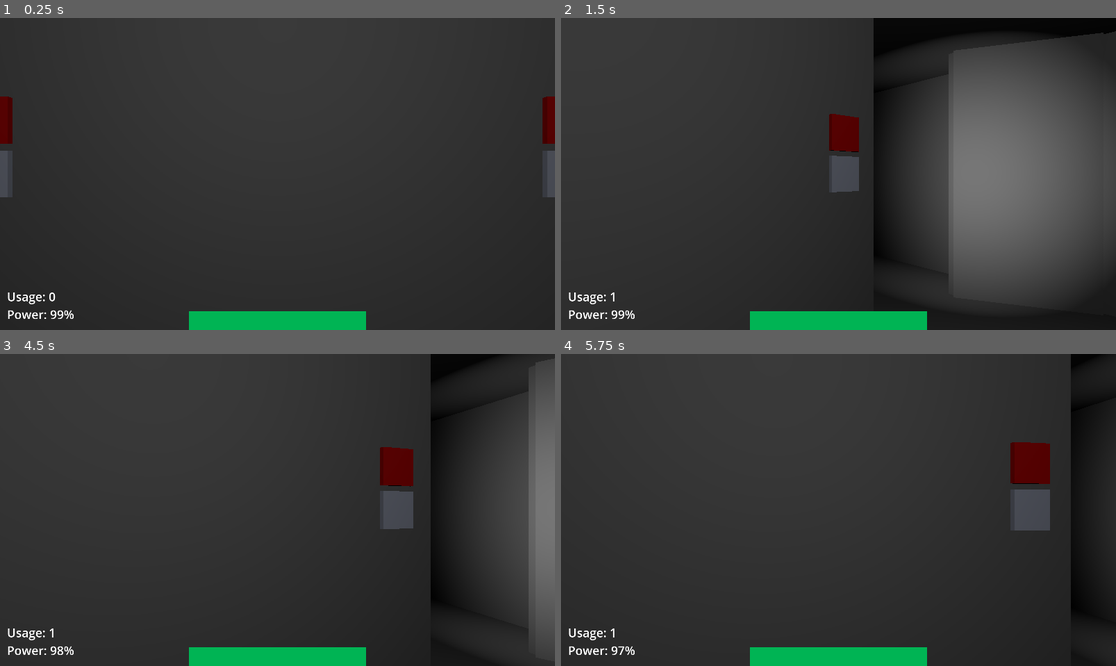
Above: before the commit, frames 1-4 (two rows, left to right).
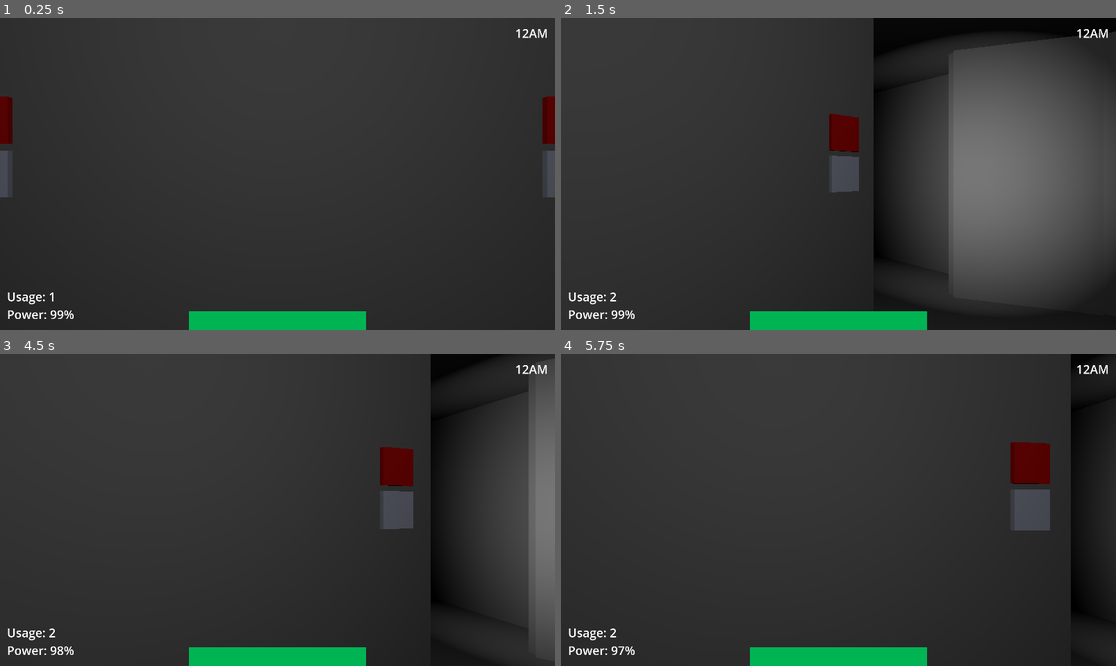
Above: after the commit, the same moments.

Repository: Noohal/FiveNightsWithMrVeliz
Game: Godot game, scene res://Scenes/Main.tscn
Same seed, same stepped clock (60 frames per second), same inputs: the game is played once before the commit and once after it.
Inputs (mouse positions are in pixels of both pictures, inside the frame that each line leads up to):
- Up to frame 1 (0.25 s): no input
- Up to frame 2 (1.5 s): tap Enter at 0.5 s; move the mouse to (960, 158) at 0.52 s; click (960, 158) at 0.67 s; tap Space at 1.25 s; move the mouse to (727, 189) at 1.27 s; click (727, 189) at 1.42 s
- Up to frame 3 (4.5 s): tap Enter at 2, 3.5 s; move the mouse to (333, 441) at 2.02 s; click (333, 441) at 2.17 s; tap Space at 2.75, 4.25 s; move the mouse to (249, 572) at 2.77 s; click (249, 572) at 2.92 s; move the mouse to (444, 556) at 3.52 s; click (444, 556) at 3.67 s; move the mouse to (111, 463) at 4.27 s; click (111, 463) at 4.42 s
- Up to frame 4 (5.75 s): move the mouse to (866, 510) at 5.02 s; click (866, 510) at 5.17 s

The runs differ from the first frame. In frame 1, 0.1% of the frame differs, in the area x 8-99%, y 3-91%; in frame 2, 0.1%; in frame 3, 0.1%; in frame 4, 0.1%.

Commit message:
Finished Bonnie

Diff:
--- a/Scenes/BackStairs.tscn
+++ b/Scenes/BackStairs.tscn
@@ -3,3 +3,6 @@
 [ext_resource type="PackedScene" uid="uid://cpv5gxnkp2ufn" path="res://Scenes/Staircase.tscn" id="1_ikgdt"]
 
 [node name="Stairs" instance=ExtResource("1_ikgdt")]
+
+[node name="OmniLight3D" parent="." index="15"]
+light_bake_mode = 1
--- /dev/null
+++ b/Scenes/Clock.gd
@@ -0,0 +1,28 @@
+extends Control
+
+@onready var hour_label : Label = $"MarginContainer/VBoxContainer2/HBoxContainer/HourLabel"
+
+var current_time : int
+
+signal hour_change(hour : int)
+
+# Called when the node enters the scene tree for the first time.
+func _ready():
+	current_time = 0
+	hour_label.text = "12AM"
+
+# Called every frame. 'delta' is the elapsed time since the previous frame.
+func _process(_delta):
+	pass
+
+func _on_timer_timeout():
+	if current_time == 6:
+		return
+	current_time = (current_time + 1) % 12
+	print("NEXT HOUR")
+	hour_label.text = str(current_time) + "AM"
+	emit_signal("hour_change", current_time)
+
+	if current_time == 7:
+		# get_tree().quit()
+		pass
--- /dev/null
+++ b/Scenes/Enemy/Shashumga.tscn
@@ -0,0 +1,42 @@
+[gd_scene load_steps=8 format=3 uid="uid://cfnw8k6pdi7uk"]
+
+[ext_resource type="Texture2D" uid="uid://ldtacvixsjcy" path="res://Textures/melvin_front.png" id="1_i4fg5"]
+[ext_resource type="Script" path="res://Scripts/Enemy/Shashumga.gd" id="1_w1f28"]
+[ext_resource type="Texture2D" uid="uid://cw1au4gyqd08r" path="res://Textures/rice.jpg" id="2_08nxh"]
+
+[sub_resource type="StandardMaterial3D" id="StandardMaterial3D_hg65b"]
+albedo_texture = ExtResource("1_i4fg5")
+uv1_scale = Vector3(2.125, 2.125, 2.125)
+uv1_offset = Vector3(-0.035, 0.335, 0)
+uv1_triplanar_sharpness = 1.93187
+
+[sub_resource type="SphereMesh" id="SphereMesh_40o6d"]
+material = SubResource("StandardMaterial3D_hg65b")
+
+[sub_resource type="StandardMaterial3D" id="StandardMaterial3D_i6nny"]
+albedo_texture = ExtResource("2_08nxh")
+backlight_enabled = true
+
+[sub_resource type="CylinderMesh" id="CylinderMesh_8qjb0"]
+material = SubResource("StandardMaterial3D_i6nny")
+top_radius = 0.0
+bottom_radius = 0.6
+height = 0.4
+
+[node name="Shashumga" type="Node3D"]
+script = ExtResource("1_w1f28")
+movement_points = Array[Vector3]([Vector3(-25, 0, 8)])
+
+[node name="MeshInstance3D" type="MeshInstance3D" parent="."]
+transform = Transform3D(1, 0, 0, 0, 1, 0, 0, 0, 1, 0, 0.5, 0)
+mesh = SubResource("SphereMesh_40o6d")
+
+[node name="MeshInstance3D2" type="MeshInstance3D" parent="."]
+transform = Transform3D(1, 0, 0, 0, 1, 0, 0, 0, 1, 0, 0.902391, 0)
+mesh = SubResource("CylinderMesh_8qjb0")
+
+[node name="Timer" type="Timer" parent="."]
+wait_time = 4.7
+autostart = true
+
+[connection signal="timeout" from="Timer" to="." method="_on_timer_timeout"]
--- a/Scenes/Hallway.tscn
+++ b/Scenes/Hallway.tscn
@@ -20,6 +20,7 @@
 [node name="OmniLight3D" type="OmniLight3D" parent="."]
 transform = Transform3D(1, 0, 0, 0, 1, 0, 0, 0, 1, 0, 2, 1)
 light_energy = 0.548
+light_bake_mode = 1
 omni_range = 14.884
 omni_attenuation = 1.41421
 
--- a/Scenes/LongRoom.tscn
+++ b/Scenes/LongRoom.tscn
@@ -60,7 +60,19 @@
 mesh = SubResource("BoxMesh_cbnkw")
 
 [node name="OmniLight3D" type="OmniLight3D" parent="."]
-transform = Transform3D(1, 0, 0, 0, 1, 0, 0, 0, 1, 0, 1.81851, 0)
-light_energy = 0.276
-omni_range = 47.702
-omni_attenuation = 1.62451
+transform = Transform3D(1, 0, 0, 0, 1, 0, 0, 0, 1, 3, 1.95857, 0)
+layers = 3
+shadow_enabled = true
+shadow_opacity = 0.4
+shadow_blur = 2.977
+omni_attenuation = 4.0
+
+[node name="OmniLight3D2" type="OmniLight3D" parent="."]
+transform = Transform3D(1, 0, 0, 0, 1, 0, 0, 0, 1, -2.44853, 1.95857, -0.1772)
+layers = 3
+light_energy = 1.723
+shadow_enabled = true
+shadow_opacity = 0.4
+shadow_blur = 2.977
+omni_range = 21.461
+omni_attenuation = 4.0
--- a/Scenes/Main.tscn
+++ b/Scenes/Main.tscn
@@ -1,10 +1,12 @@
-[gd_scene load_steps=30 format=3 uid="uid://ry74gl4m76pq"]
+[gd_scene load_steps=32 format=3 uid="uid://ry74gl4m76pq"]
 
 [ext_resource type="Script" path="res://Scripts/ButtonController.gd" id="1_g8cfh"]
 [ext_resource type="Script" path="res://Scripts/Game.gd" id="1_ogyp8"]
 [ext_resource type="PackedScene" uid="uid://cef84qm7nly4w" path="res://Scenes/Player.tscn" id="1_r5yxd"]
+[ext_resource type="Script" path="res://Scenes/Clock.gd" id="2_1a6f2"]
 [ext_resource type="PackedScene" uid="uid://y1sn6xg6jkux" path="res://Scenes/Door.tscn" id="2_6y7mn"]
 [ext_resource type="Script" path="res://Scenes/Power.gd" id="2_x087o"]
+[ext_resource type="LabelSettings" uid="uid://b5nfth8dtmleb" path="res://UIText.tres" id="3_a7h8y"]
 [ext_resource type="PackedScene" uid="uid://f7kgekkpc8q4" path="res://Scenes/DoorButton.tscn" id="3_dfoe6"]
 [ext_resource type="BoxMesh" uid="uid://b6l5rbf1uvti0" path="res://Materials/WallMesh.tres" id="4_kaq8v"]
 [ext_resource type="PackedScene" uid="uid://bbc4trnrr1rb1" path="res://Scenes/LightButton.tscn" id="4_nox5i"]
@@ -15,12 +17,7 @@
 [ext_resource type="PackedScene" uid="uid://chpg542bvxo26" path="res://Scenes/SmallRoom.tscn" id="10_f8m8l"]
 [ext_resource type="PackedScene" uid="uid://busjyo8vpx4a1" path="res://Scenes/MediumRoomVariant.tscn" id="12_pbfa4"]
 [ext_resource type="PackedScene" uid="uid://bcda2y6dwakt2" path="res://Scenes/Hallway.tscn" id="12_vw15l"]
-
-[sub_resource type="LabelSettings" id="LabelSettings_5fbg8"]
-font_size = 52
-
-[sub_resource type="LabelSettings" id="LabelSettings_ohr0c"]
-font_size = 52
+[ext_resource type="PackedScene" uid="uid://cfnw8k6pdi7uk" path="res://Scenes/Enemy/Shashumga.tscn" id="18_rx5kh"]
 
 [sub_resource type="PlaneMesh" id="PlaneMesh_osmvm"]
 size = Vector2(4, 6)
@@ -55,10 +52,52 @@
 [sub_resource type="BoxShape3D" id="BoxShape3D_ef4l2"]
 size = Vector3(0.05, 0.2, 0.2)
 
-[sub_resource type="SphereMesh" id="SphereMesh_oqpwy"]
+[sub_resource type="Environment" id="Environment_ktvgq"]
+background_mode = 1
+
+[sub_resource type="Environment" id="Environment_j31tm"]
+background_mode = 1
+tonemap_mode = 2
 
 [node name="Node3D" type="Node3D"]
 script = ExtResource("1_ogyp8")
+
+[node name="Clock" type="Control" parent="."]
+layout_mode = 3
+anchors_preset = 15
+anchor_right = 1.0
+anchor_bottom = 1.0
+grow_horizontal = 2
+grow_vertical = 2
+script = ExtResource("2_1a6f2")
+
+[node name="MarginContainer" type="MarginContainer" parent="Clock"]
+layout_mode = 1
+anchors_preset = 15
+anchor_right = 1.0
+anchor_bottom = 1.0
+grow_horizontal = 2
+grow_vertical = 2
+theme_override_constants/margin_left = 30
+theme_override_constants/margin_top = 30
+theme_override_constants/margin_right = 30
+theme_override_constants/margin_bottom = 30
+
+[node name="VBoxContainer2" type="VBoxContainer" parent="Clock/MarginContainer"]
+layout_mode = 2
+
+[node name="HBoxContainer" type="HBoxContainer" parent="Clock/MarginContainer/VBoxContainer2"]
+layout_mode = 2
+size_flags_horizontal = 8
+
+[node name="HourLabel" type="Label" parent="Clock/MarginContainer/VBoxContainer2/HBoxContainer"]
+layout_mode = 2
+text = "CURRENTHOUR"
+label_settings = ExtResource("3_a7h8y")
+
+[node name="Timer" type="Timer" parent="Clock"]
+wait_time = 10.0
+autostart = true
 
 [node name="Power" type="Control" parent="."]
 layout_mode = 3
@@ -88,7 +127,7 @@
 [node name="UsageLabel" type="Label" parent="Power/MarginContainer/VBoxContainer"]
 layout_mode = 2
 text = "Usage:"
-label_settings = SubResource("LabelSettings_5fbg8")
+label_settings = ExtResource("3_a7h8y")
 
 [node name="HBoxContainer" type="HBoxContainer" parent="Power/MarginContainer/VBoxContainer"]
 layout_mode = 2
@@ -96,7 +135,7 @@
 [node name="PowerLevel" type="Label" parent="Power/MarginContainer/VBoxContainer/HBoxContainer"]
 layout_mode = 2
 text = "Power:"
-label_settings = SubResource("LabelSettings_ohr0c")
+label_settings = ExtResource("3_a7h8y")
 
 [node name="Player" parent="." node_paths=PackedStringArray("camera_parent") instance=ExtResource("1_r5yxd")]
 transform = Transform3D(-4.37114e-08, 0, -1, 0, 1, 0, 1, 0, -4.37114e-08, -1.5, 1, 0)
@@ -239,11 +278,7 @@
 [node name="Room6" parent="Map" instance=ExtResource("10_f8m8l")]
 transform = Transform3D(1, 0, 0, 0, 1, 0, 0, 0, 1, -9, 0, -4)
 
-[node name="Room7" parent="Map" instance=ExtResource("9_51xe1")]
-transform = Transform3D(1, 0, 0, 0, 1, 0, 0, 0, 1, -18, 0, -4)
-visible = false
-
-[node name="Room" parent="Map" instance=ExtResource("12_pbfa4")]
+[node name="Room7" parent="Map" instance=ExtResource("12_pbfa4")]
 transform = Transform3D(-1, -7.64274e-15, 8.74228e-08, 0, -1, -8.74228e-08, 8.74228e-08, -8.74228e-08, 1, -18, 2, -4)
 
 [node name="Room8" parent="Map" instance=ExtResource("9_51xe1")]
@@ -273,12 +308,13 @@
 far = 20.0
 
 [node name="Cam4" type="Camera3D" parent="Cameras"]
-transform = Transform3D(-0.554147, -0.489119, 0.67356, 2.98023e-08, 0.809161, 0.587588, -0.832419, 0.32561, -0.448394, 7.39411, 1.78686, 0.544596)
+transform = Transform3D(-0.779283, -0.370081, 0.505725, 6.28643e-08, 0.807002, 0.590549, -0.626672, 0.460205, -0.628883, 7.39411, 1.78686, 0.130886)
+environment = SubResource("Environment_ktvgq")
 fov = 70.0
 far = 100.0
 
 [node name="Cam5" type="Camera3D" parent="Cameras"]
-transform = Transform3D(-0.665791, 0.338229, -0.665074, -4.53416e-09, 0.891355, 0.453306, 0.746139, 0.301807, -0.593456, 8.63974, 1.89516, 0.134578)
+transform = Transform3D(-0.665791, 0.338229, -0.665074, -4.53416e-09, 0.891355, 0.453306, 0.746139, 0.301807, -0.593456, 9.60421, 1.89516, 0.134578)
 fov = 70.0
 far = 100.0
 
@@ -304,14 +340,69 @@
 fov = 70.0
 far = 100.0
 
-[node name="MeshInstance3D" type="MeshInstance3D" parent="."]
-transform = Transform3D(1, 0, 0, 0, 1, 0, 0, 0, 1, 8, 0.5, 2)
-mesh = SubResource("SphereMesh_oqpwy")
-
+[node name="WorldEnvironment" type="WorldEnvironment" parent="."]
+environment = SubResource("Environment_j31tm")
+
+[node name="Shashumga" parent="." instance=ExtResource("18_rx5kh")]
+transform = Transform3D(-0.0819385, 0, 0.996637, 0, 1, 0, -0.996637, 0, -0.0819385, 0.678359, 5.96046e-08, -2.51406)
+movement_points = Array[Vector3]([Vector3(-25, 0, 8), Vector3(-18, 0, -11), Vector3(-33, 0, 4), Vector3(-23.5, 0, -9), Vector3(8, 2, -12), Vector3(21, 0, -14), Vector3(0.678359, 5.96046e-08, -2.51406)])
+night_AI_levels = Array[int]([0, 3, 0, 2, 5, 10])
+
+[node name="MapPoints" type="Node3D" parent="."]
+
+[node name="1U" type="Node3D" parent="MapPoints"]
+transform = Transform3D(1, 0, 0, 0, 1, 0, 0, 0, 1, 12, 3.35, -8.5)
+
+[node name="1D" type="Node3D" parent="MapPoints"]
+transform = Transform3D(1, 0, 0, 0, 1, 0, 0, 0, 1, 8, 2, -12)
+
+[node name="2U" type="Node3D" parent="MapPoints"]
+transform = Transform3D(1, 0, 0, 0, 1, 0, 0, 0, 1, -10, 4, 7)
+
+[node name="2D" type="Node3D" parent="MapPoints"]
+transform = Transform3D(1, 0, 0, 0, 1, 0, 0, 0, 1, -14.5, 1.5, 4)
+
+[node name="3" type="Node3D" parent="MapPoints"]
+transform = Transform3D(1, 0, 0, 0, 1, 0, 0, 0, 1, 21, 0, -14)
+
+[node name="4" type="Node3D" parent="MapPoints"]
+transform = Transform3D(1, 0, 0, 0, 1, 0, 0, 0, 1, 6, 0, 2)
+
+[node name="5" type="Node3D" parent="MapPoints"]
+transform = Transform3D(1, 0, 0, 0, 1, 0, 0, 0, 1, 11.5, 0, 2.5)
+
+[node name="6" type="Node3D" parent="MapPoints"]
+transform = Transform3D(1, 0, 0, 0, 1, 0, 0, 0, 1, 28.5, 0, -11.5)
+
+[node name="7" type="Node3D" parent="MapPoints"]
+transform = Transform3D(1, 0, 0, 0, 1, 0, 0, 0, 1, -8, 0, -11.5)
+
+[node name="8" type="Node3D" parent="MapPoints"]
+transform = Transform3D(1, 0, 0, 0, 1, 0, 0, 0, 1, -18, 0, -11)
+
+[node name="9" type="Node3D" parent="MapPoints"]
+transform = Transform3D(1, 0, 0, 0, 1, 0, 0, 0, 1, -21.5, 0, 7.5)
+
+[node name="10" type="Node3D" parent="MapPoints"]
+transform = Transform3D(1, 0, 0, 0, 1, 0, 0, 0, 1, -33, 0, 4)
+
+[node name="11" type="Node3D" parent="MapPoints"]
+transform = Transform3D(1, 0, 0, 0, 1, 0, 0, 0, 1, -23.5, 0, -9)
+
+[node name="12" type="Node3D" parent="MapPoints"]
+transform = Transform3D(1, 0, 0, 0, 1, 0, 0, 0, 1, -36, 0, -9)
+
+[node name="LeftOffice" type="Node3D" parent="MapPoints"]
+transform = Transform3D(1, 0, 0, 0, 1, 0, 0, 0, 1, 0.5, 0, -2.5)
+
+[connection signal="hour_change" from="Clock" to="Shashumga" method="_on_clock_hour_change"]
+[connection signal="timeout" from="Clock/Timer" to="Clock" method="_on_timer_timeout"]
 [connection signal="camera_state_change" from="Player" to="Power" method="_on_player_camera_state_change"]
 [connection signal="left_light_change" from="Office" to="Power" method="_on_office_left_light_change"]
 [connection signal="right_light_change" from="Office" to="Power" method="_on_office_right_light_change"]
+[connection signal="left_door_change" from="Office/LeftDoor" to="." method="_on_left_door_left_door_change"]
 [connection signal="left_door_change" from="Office/LeftDoor" to="Power" method="_on_left_door_left_door_change"]
+[connection signal="right_door_change" from="Office/RightDoor" to="." method="_on_right_door_right_door_change"]
 [connection signal="right_door_change" from="Office/RightDoor" to="Power" method="_on_right_door_right_door_change"]
 [connection signal="input_event" from="Office/DoorButtonLeft" to="Office" method="_on_door_button_left_input_event"]
 [connection signal="input_event" from="Office/DoorButtonRight" to="Office" method="_on_door_button_right_input_event"]
--- a/Scenes/MediumRoom.tscn
+++ b/Scenes/MediumRoom.tscn
@@ -55,6 +55,7 @@
 [node name="OmniLight3D" type="OmniLight3D" parent="."]
 transform = Transform3D(1, 0, 0, 0, 1, 0, 0, 0, 1, 0, 1.79556, 0)
 light_energy = 0.337
+light_bake_mode = 1
 omni_range = 4.214
 omni_attenuation = 1.23115
 
--- a/Scenes/Player.tscn
+++ b/Scenes/Player.tscn
@@ -15,6 +15,62 @@
 [sub_resource type="BoxMesh" id="BoxMesh_5e0fd"]
 material = SubResource("StandardMaterial3D_la3gu")
 size = Vector3(0.8, 0.5, 0.05)
+
+[sub_resource type="Animation" id="Animation_r25mu"]
+length = 0.001
+tracks/0/type = "value"
+tracks/0/imported = false
+tracks/0/enabled = true
+tracks/0/path = NodePath("Screen:rotation")
+tracks/0/interp = 1
+tracks/0/loop_wrap = true
+tracks/0/keys = {
+"times": PackedFloat32Array(0),
+"transitions": PackedFloat32Array(1),
+"update": 0,
+"values": [Vector3(-1.5708, 0, 0)]
+}
+tracks/1/type = "value"
+tracks/1/imported = false
+tracks/1/enabled = true
+tracks/1/path = NodePath("Screen:position")
+tracks/1/interp = 1
+tracks/1/loop_wrap = true
+tracks/1/keys = {
+"times": PackedFloat32Array(0),
+"transitions": PackedFloat32Array(1),
+"update": 0,
+"values": [Vector3(0, -0.23, 0.25)]
+}
+
+[sub_resource type="Animation" id="Animation_mif4a"]
+resource_name = "screen_down"
+length = 0.5
+step = 0.01
+tracks/0/type = "value"
+tracks/0/imported = false
+tracks/0/enabled = true
+tracks/0/path = NodePath("Screen:rotation")
+tracks/0/interp = 1
+tracks/0/loop_wrap = true
+tracks/0/keys = {
+"times": PackedFloat32Array(0, 0.25),
+"transitions": PackedFloat32Array(1, 1),
+"update": 0,
+"values": [Vector3(0, 0, 0), Vector3(-2.26893, 0, 0)]
+}
+tracks/1/type = "value"
+tracks/1/imported = false
+tracks/1/enabled = true
+tracks/1/path = NodePath("Screen:position")
+tracks/1/interp = 1
+tracks/1/loop_wrap = true
+tracks/1/keys = {
+"times": PackedFloat32Array(0.24, 0.25),
+"transitions": PackedFloat32Array(1, 1),
+"update": 0,
+"values": [Vector3(0, -0.25, -0.5), Vector3(0, -0.25, 0.25)]
+}
 
 [sub_resource type="Animation" id="Animation_q2o2r"]
 resource_name = "screen_up"
@@ -45,62 +101,6 @@
 "values": [Vector3(0, -0.25, 0.25), Vector3(0, -0.23, -0.5)]
 }
 
-[sub_resource type="Animation" id="Animation_r25mu"]
-length = 0.001
-tracks/0/type = "value"
-tracks/0/imported = false
-tracks/0/enabled = true
-tracks/0/path = NodePath("Screen:rotation")
-tracks/0/interp = 1
-tracks/0/loop_wrap = true
-tracks/0/keys = {
-"times": PackedFloat32Array(0),
-"transitions": PackedFloat32Array(1),
-"update": 0,
-"values": [Vector3(-1.5708, 0, 0)]
-}
-tracks/1/type = "value"
-tracks/1/imported = false
-tracks/1/enabled = true
-tracks/1/path = NodePath("Screen:position")
-tracks/1/interp = 1
-tracks/1/loop_wrap = true
-tracks/1/keys = {
-"times": PackedFloat32Array(0),
-"transitions": PackedFloat32Array(1),
-"update": 0,
-"values": [Vector3(0, -0.23, 0.25)]
-}
-
-[sub_resource type="Animation" id="Animation_mif4a"]
-resource_name = "screen_down"
-length = 0.5
-step = 0.01
-tracks/0/type = "value"
-tracks/0/imported = false
-tracks/0/enabled = true
-tracks/0/path = NodePath("Screen:rotation")
-tracks/0/interp = 1
-tracks/0/loop_wrap = true
-tracks/0/keys = {
-"times": PackedFloat32Array(0, 0.25),
-"transitions": PackedFloat32Array(1, 1),
-"update": 0,
-"values": [Vector3(0, 0, 0), Vector3(-2.26893, 0, 0)]
-}
-tracks/1/type = "value"
-tracks/1/imported = false
-tracks/1/enabled = true
-tracks/1/path = NodePath("Screen:position")
-tracks/1/interp = 1
-tracks/1/loop_wrap = true
-tracks/1/keys = {
-"times": PackedFloat32Array(0.24, 0.25),
-"transitions": PackedFloat32Array(1, 1),
-"update": 0,
-"values": [Vector3(0, -0.25, -0.5), Vector3(0, -0.25, 0.25)]
-}
-
 [sub_resource type="AnimationLibrary" id="AnimationLibrary_f5ia7"]
 _data = {
 "RESET": SubResource("Animation_r25mu"),
@@ -121,7 +121,7 @@
 far = 20.0
 
 [node name="Screen" type="Node3D" parent="."]
-transform = Transform3D(1, 0, 0, 0, -4.37114e-08, 1, 0, -1, -4.37114e-08, 0, -0.23, 0.25)
+transform = Transform3D(1, 0, 0, 0, -3.61999e-06, 1, 0, -1, -3.61999e-06, 0, -0.23, 0.25)
 
 [node name="MeshInstance3D" type="MeshInstance3D" parent="Screen"]
 transform = Transform3D(1, 0, 0, 0, 1, 0, 0, 0, 1, 0, 0.25, 0)
--- a/Scenes/Power.gd
+++ b/Scenes/Power.gd
@@ -8,13 +8,14 @@
 
 # Called when the node enters the scene tree for the first time.
 func _ready():
+	power_usage = 1
 	power_level = 100
 
 # Called every frame. 'delta' is the elapsed time since the previous frame.
 func _process(delta):
 	power_level -= delta * power_usage * 0.2
 	power_label.text = "Power: %d%%" % power_level
-	usage_label.text = "Usage: %s" % (power_usage - 1)
+	usage_label.text = "Usage: %s" % (power_usage)
 
 func _on_player_camera_state_change(watching):
 	if watching:
--- a/Scenes/SmallRoom.tscn
+++ b/Scenes/SmallRoom.tscn
@@ -65,6 +65,7 @@
 [node name="OmniLight3D" type="OmniLight3D" parent="."]
 transform = Transform3D(1, 0, 0, 0, 1, 0, 0, 0, 1, -0.0155368, 1.94346, 0.0126481)
 light_energy = 0.909
+light_bake_mode = 1
 omni_range = 5.73
 omni_attenuation = 3.13834
 omni_shadow_mode = 0
--- /dev/null
+++ b/Scripts/Enemy/Shashumga.gd
@@ -0,0 +1,91 @@
+extends Node3D
+
+@onready var game : Node3D = $"../"
+@export var movement_points : Array[Vector3]
+@export var night_AI_levels : Array[int]
+
+var rand = RandomNumberGenerator.new()
+
+var AI_level : int
+var current_pos : int
+const MOVEMENT_INTERVAL : float = 5.0
+
+# Called when the node enters the scene tree for the first time.
+func _ready():
+	rand.randomize()
+	AI_level = night_AI_levels[game.current_night]
+	current_pos = 0
+	set_global_position(movement_points[current_pos])
+
+# Called every frame. 'delta' is the elapsed time since the previous frame.
+func _process(_delta):
+	pass
+
+# Check Movement Opportunity
+func _on_timer_timeout():
+	rand.randomize()
+	var check = rand.randi_range(1,20)
+	if AI_level >= check:
+		current_pos = find_new_destination(current_pos)
+		set_global_position(movement_points[current_pos])
+		print("%s VS %s: BONNIE MOVE TO %s" % [AI_level, check, current_pos])
+		await get_tree().create_timer(4).timeout
+		print("READY TO CHECK")
+	else:
+		print("%s VS %s: STAY BONNIE" % [AI_level, check])
+
+# Based on current position, calculate the new position
+func find_new_destination(pos : int) -> int:
+	rand.randomize()
+	var dest : int = 0
+	match pos:
+		0:
+			dest = rand.randi_range(1,2)
+		1:
+			var chance = rand.randi_range(1,10)
+			if chance <= 5:
+				dest = 2
+			else:
+				dest = 3
+		2:
+			var chance = rand.randi_range(1,10)
+			if chance <= 5:
+				dest = 3
+			else:
+				dest = 1
+		3:
+			var chance = rand.randi_range(1,12)
+			if chance <= 5:
+				dest = 4
+			elif chance <= 11:
+				dest = 5
+			else:
+				rand.randomize()
+				dest = rand.randi_range(1,2)
+		4:
+			var chance = rand.randi_range(1,10)
+			if chance <= 5:
+				dest = 5
+			else:
+				dest = 6
+		5:
+			var chance = rand.randi_range(1,10)
+			if chance <= 5:
+				dest = 6
+			else:
+				dest = 4
+		6:
+			dest = attack()
+	return dest
+
+func attack() -> int:
+	if game.left_door_close:
+		print("LEAVING")
+		return 3
+	print("AT DOOR")
+	return 6
+
+# Increase AI Level
+func _on_clock_hour_change(hour):
+	if hour == 2 || hour == 3 || hour == 4:
+		AI_level += 1
--- a/Scripts/Game.gd
+++ b/Scripts/Game.gd
@@ -1,11 +1,13 @@
 extends Node3D
 
+var left_door_close : bool = false
+var right_door_close : bool = false
 
-# Called when the node enters the scene tree for the first time.
-func _ready():
-	pass # Replace with function body.
+var current_night : int = 0
+
+func _on_left_door_left_door_change(active):
+	left_door_close = active
 
 
-# Called every frame. 'delta' is the elapsed time since the previous frame.
-func _process(delta):
-	pass
+func _on_right_door_right_door_change(active):
+	right_door_close = active
--- a/Scripts/PlayerCamera.gd
+++ b/Scripts/PlayerCamera.gd
@@ -82,7 +82,6 @@
 		if cam.name == target_cam:
 			current_camera = camera_id
 			cam.make_current()
-			emit_signal("camera_state_change", true)
 		elif cam.current:
 			cam.clear_current()
 		else:
@@ -93,4 +92,5 @@
 	if anim_name == "screen_up":
 		current_camera = last_camera
 		set_camera(current_camera)
+		emit_signal("camera_state_change", true)
 		player_hud.toggle_ui(true)
--- /dev/null
+++ b/UIText.tres
@@ -0,0 +1,4 @@
+[gd_resource type="LabelSettings" format=3 uid="uid://b5nfth8dtmleb"]
+
+[resource]
+font_size = 52
Binary file added: Textures/melvin_front.png
Not shown, added: Textures/melvin_front.png.import
Binary file added: Textures/rice.jpg
Not shown, added: Textures/rice.jpg.import
